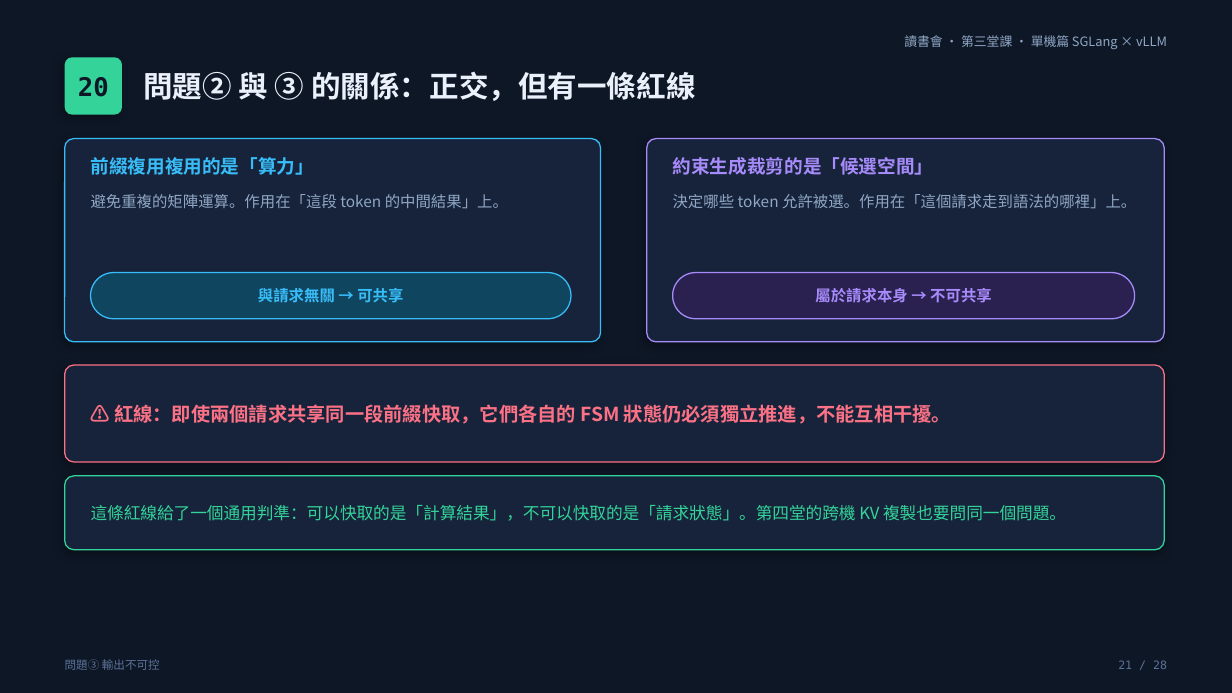
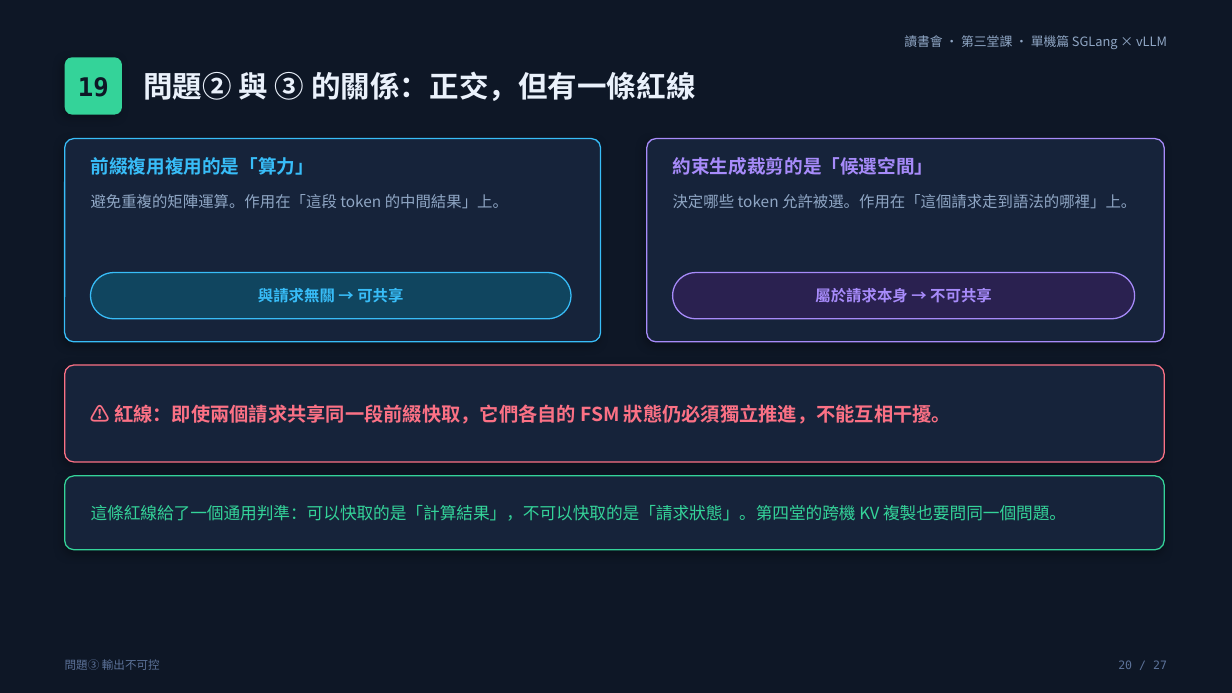
Before and after one commit to ChesterHsieh/Always_try_to_learn, a slide deck: slide 20 of gpu-memory-reading-club/slides/class3_engine_single_node.pptx (slide 21 before the commit). Drawn at 1232x693 pixels with LibreOffice and Linux fonts; fonts in the diff are those of the drawing. Boxes give left, top, right and bottom in pixels: in the first picture for what was removed or moved away, otherwise in the second. Text is boxed around its words. In the diff, an @@ line names an element or a change of style, - is before the commit and + after.

```diff
--- a/gpu-memory-reading-club/slides/class3_engine_single_node.pptx
+++ b/gpu-memory-reading-club/slides/class3_engine_single_node.pptx
@@ text at box(78, 77, 109, 97): text changed @@
-20
+19
@@ text at box(1118, 660, 1167, 669): text changed @@
-21 / 28
+20 / 27
```
Also in this commit, not shown: 26 other slides changed, 1 slide removed, 5 other files.
